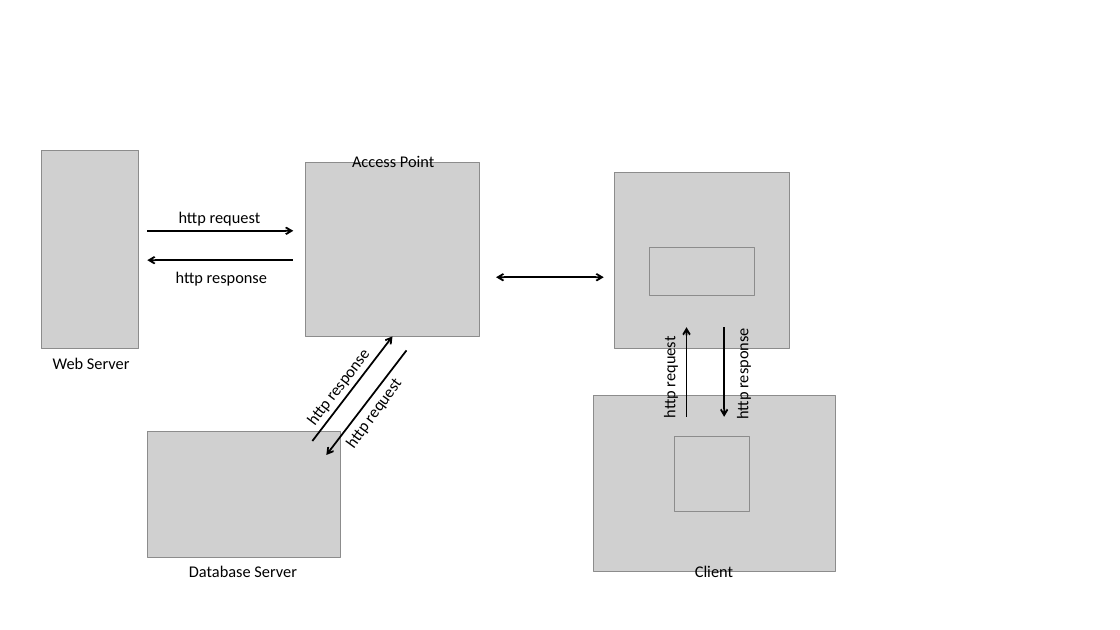
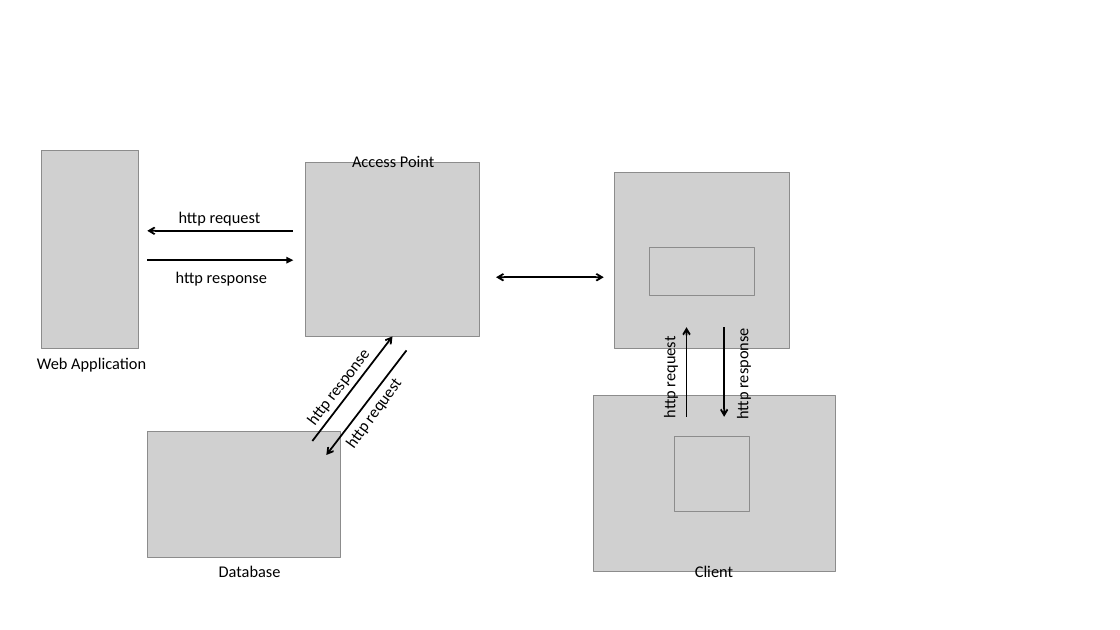
Before and after one commit to narinthon-so/Mushroom-project, a slide deck: slide 1 of Documents/WebServerDiagram.pptx. Drawn at 1120x630 pixels with LibreOffice and Linux fonts; fonts in the diff are those of the drawing; grey boxes stand for pictures. Boxes give left, top, right and bottom in pixels: in the first picture for what was removed or moved away, otherwise in the second. Text is boxed around its words. In the diff, an @@ line names an element or a change of style, - is before the commit and + after.

```diff
--- a/Documents/WebServerDiagram.pptx
+++ b/Documents/WebServerDiagram.pptx
@@ arrow (147, 231) - (293, 231): arrowheads changed @@
@@ arrow (147, 260) - (293, 260): arrowheads changed @@
@@ text at box(37, 357, 146, 372): text changed @@
-Web Server
+Web Application
@@ text at box(219, 565, 281, 577): text changed @@
-Database Server
+Database
```
Also in this commit, not shown: 24 other files.
